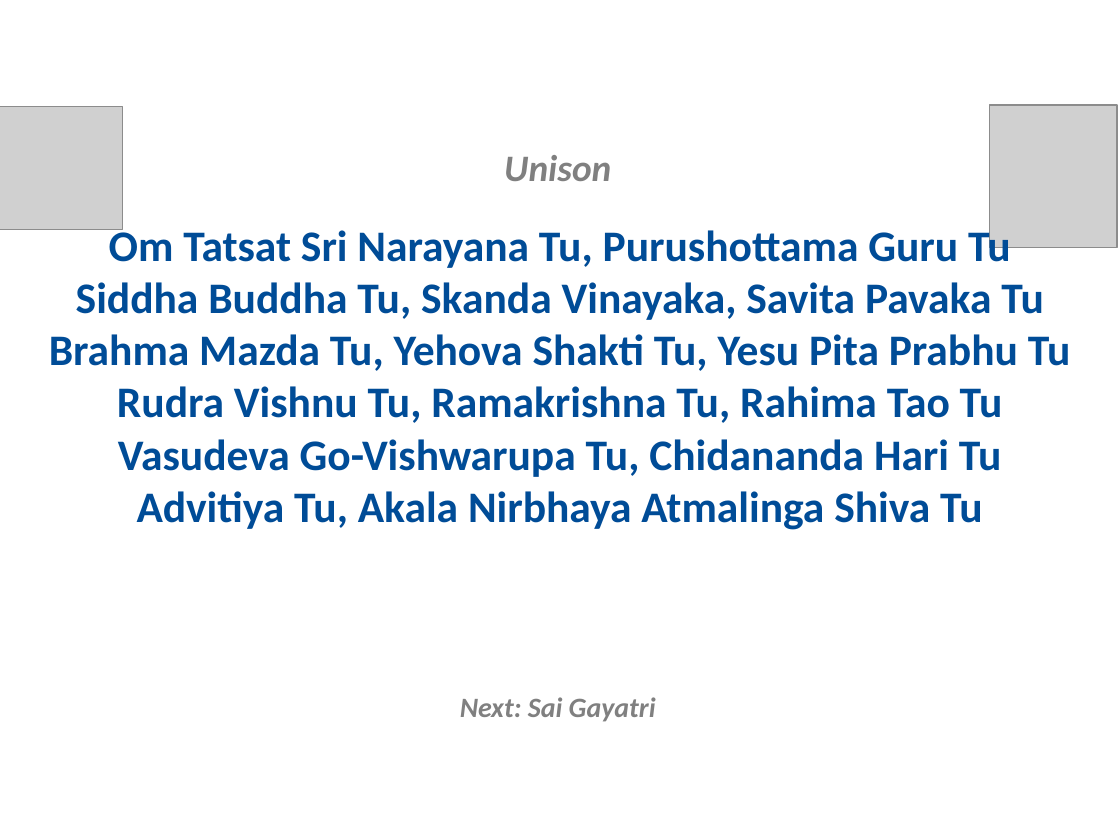
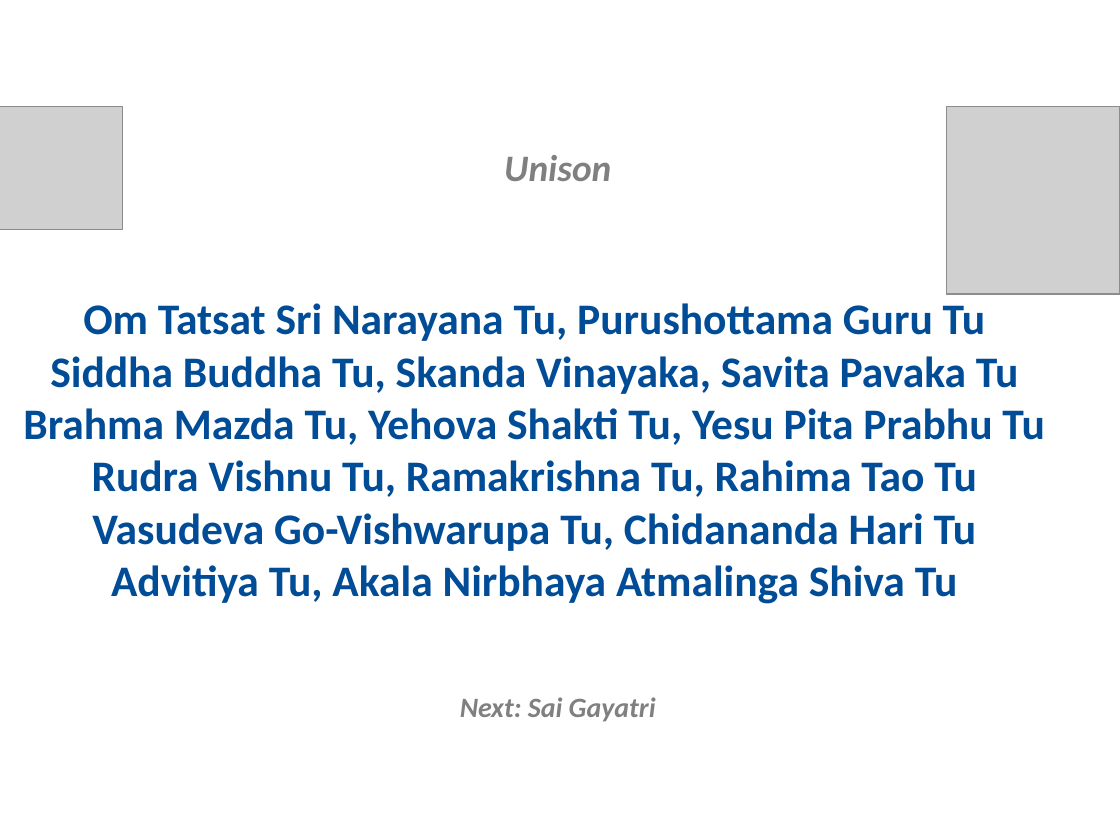
Before and after one commit to rkanadam/saibhajanmaker, a slide deck: slide 1 of WebContent/WEB-INF/templates/25th Anniversary/postUnison.pptx. Drawn at 1120x840 pixels with LibreOffice and Linux fonts; fonts in the diff are those of the drawing; grey boxes stand for pictures. Boxes give left, top, right and bottom in pixels: in the first picture for what was removed or moved away, otherwise in the second. Text is boxed around its words. In the diff, an @@ line names an element or a change of style, - is before the commit and + after.

```diff
--- a/WebContent/WEB-INF/templates/25th Anniversary/postUnison.pptx
+++ b/WebContent/WEB-INF/templates/25th Anniversary/postUnison.pptx
@@ picture: place and size @@
-picture at <box>990,105,1118,248</box>
+picture at <box>946,106,1120,295</box>
@@ text "Om Tatsat Sri Narayana Tu, ..." rewrapped from <box>49,225,1071,530</box> to <box>23,303,1045,604</box> @@
```
Also in this commit, not shown: 11 other slides changed, 7 other files.
